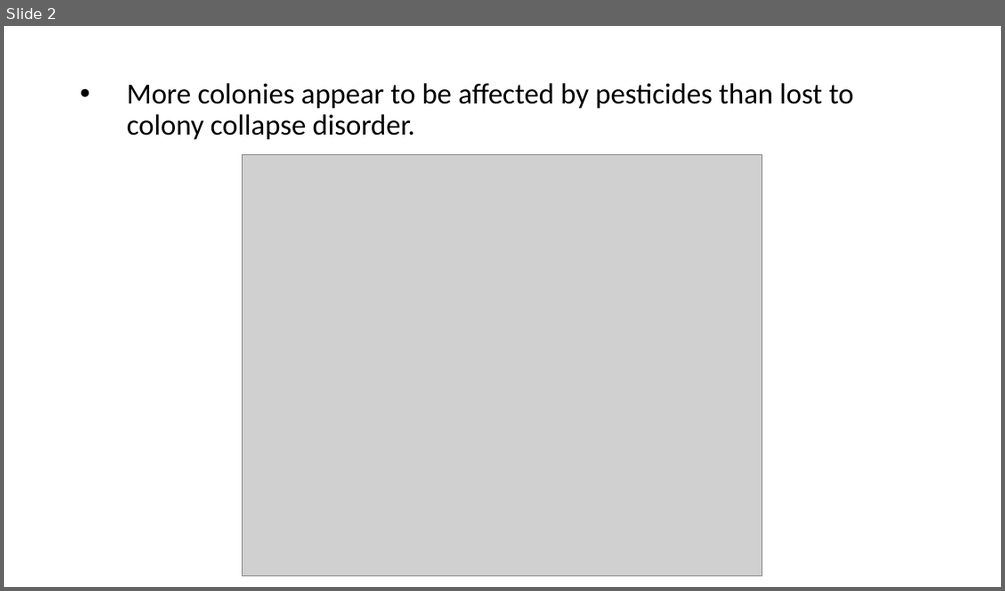
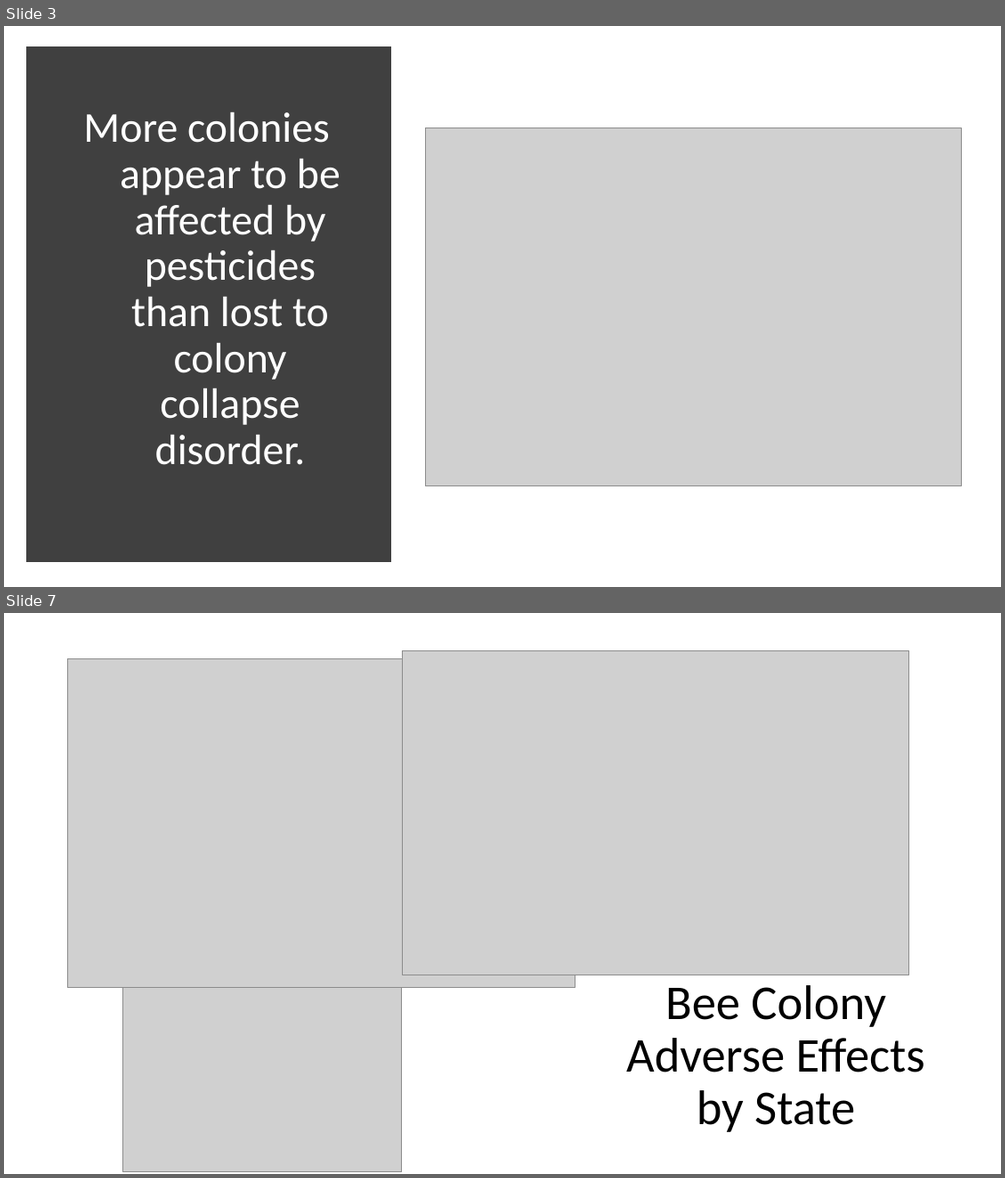
Before and after one commit to CMWatson2138/exploratory_data_analysis_project, a slide deck: Presentation.pptx. Shown one above the other, each under a label of ours: slide 2 before the commit, slides 3 and 7 after it; the slides between them are not shown. The pictures are 1005x591 and 1005x1178 pixels, drawn with LibreOffice and Linux fonts; fonts in the diff are those of the drawing; grey boxes stand for pictures. Boxes give left, top, right and bottom in pixels: in the first picture for what was removed or moved away, otherwise in the second. Text is boxed around its words. In the diff, an @@ line names an element or a change of style, - is before the commit and + after.

```diff
--- a/Presentation.pptx
+++ b/Presentation.pptx
@@ slide 7 added at (4, 613, 1001, 1174), background #FFFFFF @@
@@ picture added at (67, 658, 574, 988) @@
@@ picture added at (402, 650, 909, 974) @@
@@ title added at (626, 985, 925, 1132), 46.8 pt, text #000000 @@
+Bee Colony Adverse Effects by State
@@ picture added at (123, 988, 402, 1172) @@
@@ what was slide 2 is now slide 3 @@
@@ slide 3 changed as well @@
@@ rectangle added at (32, 52, 386, 557), fill #404040, outline #404040 10 pt @@
@@ title "More colonies appear to be ...": place and size @@
-title "More colonies appear to be ..." at (127, 83, 854, 140)
+title "More colonies appear to be ..." at (83, 112, 340, 465)
@@ title "More colonies appear to be ..." at (83, 112, 340, 465): size 28 to 41 pt, text colour #000000 to #FFFFFF; alignment left to centre; bullet • to none @@
@@ picture: place and size @@
-picture at (242, 155, 762, 575)
+picture at (426, 128, 962, 486)
```
Also in this commit, not shown: 2 other slides changed, 6 other slides added, 1 slide removed, 12 other files.
